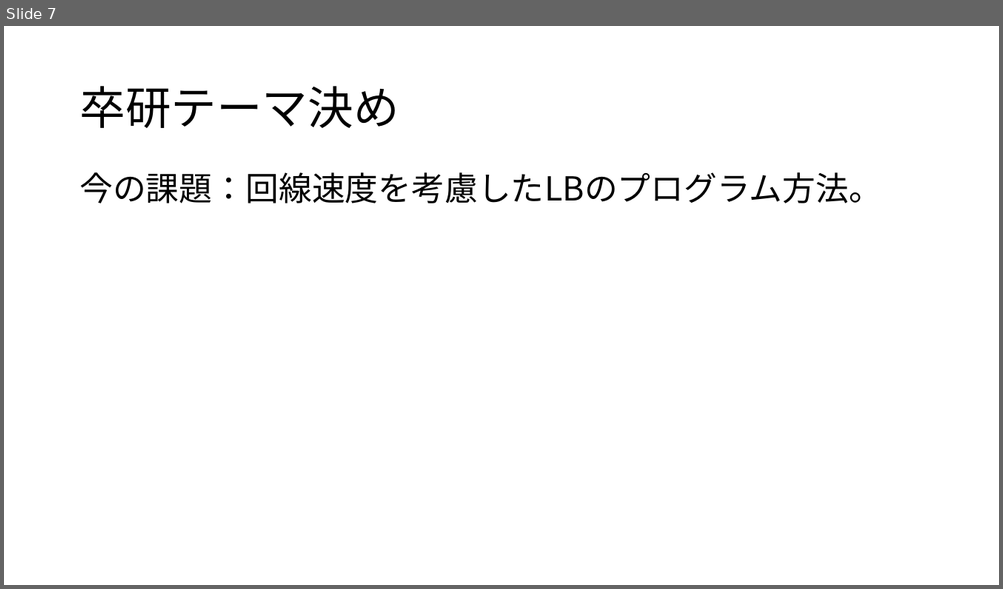
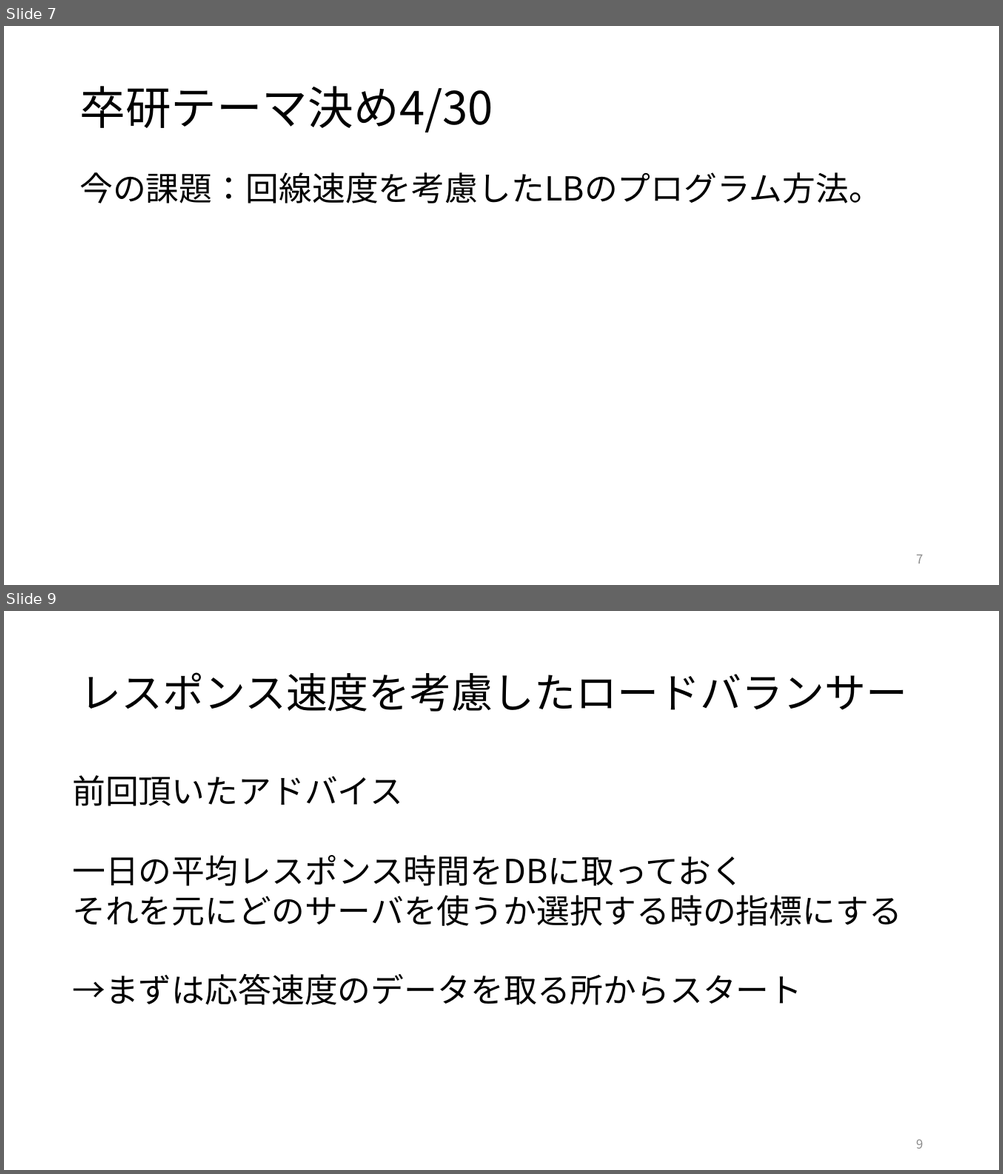
Before and after one commit to kait-takanolab/1821086_matsuo_thesis, a slide deck: 1821086_matsuo_sotsuken.pptx. Shown one above the other, each under a label of ours: slide 7 before the commit, slides 7 and 9 after it; the slides between them are not shown. The pictures are 1003x589 and 1003x1174 pixels, drawn with LibreOffice and Linux fonts; fonts in the diff are those of the drawing. Boxes give left, top, right and bottom in pixels: in the first picture for what was removed or moved away, otherwise in the second. Text is boxed around its words. In the diff, an @@ line names an element or a change of style, - is before the commit and + after.

```diff
--- a/1821086_matsuo_sotsuken.pptx
+++ b/1821086_matsuo_sotsuken.pptx
@@ slide 9 added at bbox=[4, 611, 999, 1170], background #FFFFFF @@
@@ title added at bbox=[79, 672, 907, 712], 40 pt, text #000000 @@
+レスポンス速度を考慮したロードバランサー
@@ text added at bbox=[72, 775, 902, 1005], 32 pt, text #000000 @@
+前回頂いたアドバイス
+一日の平均レスポンス時間をDBに取っておく
+それを元にどのサーバを使うか選択する時の指標にする
+→まずは応答速度のデータを取る所からスタート
@@ page number added at bbox=[916, 1139, 922, 1149], 12 pt, text #8C8C8C @@
+9
@@ slide 7 changed as well @@
@@ title at bbox=[79, 86, 492, 133]: text changed @@
-卒研テーマ決め
+卒研テーマ決め4/30
@@ page number added at bbox=[916, 555, 922, 564], 12 pt, text #8C8C8C @@
+7
```
Also in this commit, not shown: 6 other slides changed, 5 other slides added.
